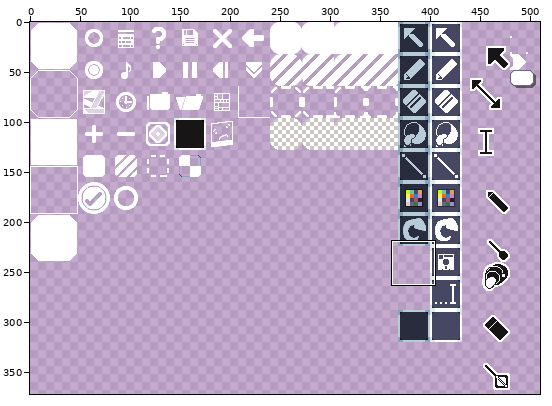
One commit to this sprite sheet: assets/gui.png. Above: a wide view before the commit, with the close-up outlined.
Close-up. Before the commit:
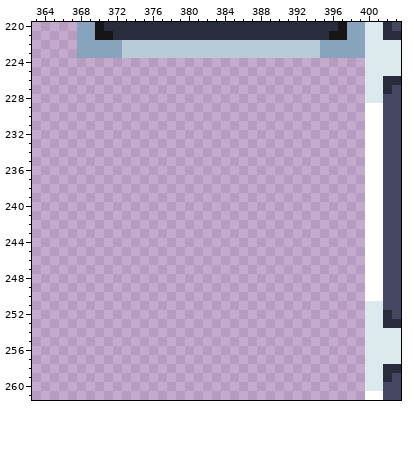
The file is 512x512 pixels. Colours within 5 levels of each other are drawn and written as one. Shown: x 363..403, y 220..261. The wide view leaves out empty margins.
And afterwards:
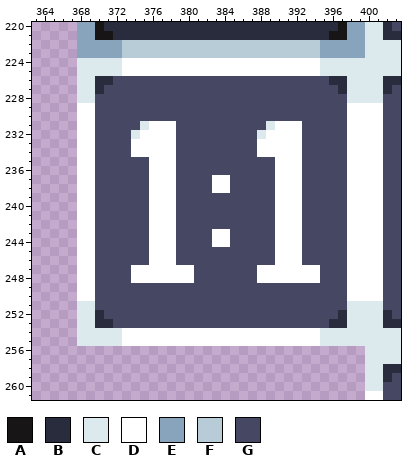
Palette (. is transparent): A #171516  B #282c3c  C #dceaee  D #ffffff  E #88a3bc  F #b8ccd8  G #464762
The edit:
There is now colour B in row 226 at x 370 to 371 and 396 to 397; in row 227 at x 370 and 397; in row 252 at x 370 and 397; in row 253 at x 370 to 371 and 396 to 397.
There is now colour C in rows 224 to 225 at x 368 to 372 and 395 to 399; in rows 226 to 228 at x 368 to 369 and 398 to 399; in row 231 at x 375 and 389; in row 232 at x 374 and 388; in rows 251 to 253 at x 368 to 369 and 398 to 399; in rows 254 to 255 at x 368 to 372 and 395 to 399.
There is now colour D in rows 224 to 225 at x 373 to 394; in rows 229 to 230 at x 368 to 369 and 398 to 399; in row 231 at x 368 to 369, 376 to 378, 390 to 392 and 398 to 399; in row 232 at x 368 to 369, 375 to 378, 389 to 392 and 398 to 399; in rows 233 to 234 at x 368 to 369, 374 to 378, 388 to 392 and 398 to 399; in rows 235 to 236 at x 368 to 369, 376 to 378, 390 to 392 and 398 to 399.
There is now colour D in rows 237 to 238 at x 368 to 369, 376 to 378, 383 to 384, 390 to 392 and 398 to 399; in rows 239 to 242 at x 368 to 369, 376 to 378, 390 to 392 and 398 to 399; in rows 243 to 244 at x 368 to 369, 376 to 378, 383 to 384, 390 to 392 and 398 to 399; in rows 245 to 246 at x 368 to 369, 376 to 378, 390 to 392 and 398 to 399; in rows 247 to 248 at x 368 to 369, 374 to 380, 388 to 394 and 398 to 399; in rows 249 to 250 at x 368 to 369 and 398 to 399.
There is now colour D in rows 254 to 255 at x 373 to 394.
There is now colour G in row 226 at x 372 to 395; in row 227 at x 371 to 396; in rows 228 to 230 at x 370 to 397; in row 231 at x 370 to 374, 379 to 388 and 393 to 397; in rows 232 to 234 at x 370 to 373, 379 to 387 and 393 to 397; in rows 235 to 236 at x 370 to 375, 379 to 389 and 393 to 397.
There is now colour G in rows 237 to 238 at x 370 to 375, 379 to 382, 385 to 389 and 393 to 397; in rows 239 to 242 at x 370 to 375, 379 to 389 and 393 to 397; in rows 243 to 244 at x 370 to 375, 379 to 382, 385 to 389 and 393 to 397; in rows 245 to 246 at x 370 to 375, 379 to 389 and 393 to 397; in rows 247 to 248 at x 370 to 373, 381 to 387 and 395 to 397; in rows 249 to 251 at x 370 to 397.
There is now colour G in row 252 at x 371 to 396; in row 253 at x 372 to 395.
Boxes around the changes in both close-ups, in picture pixels (x1, y1, x2, y2):
added: (77, 58, 365, 346)
